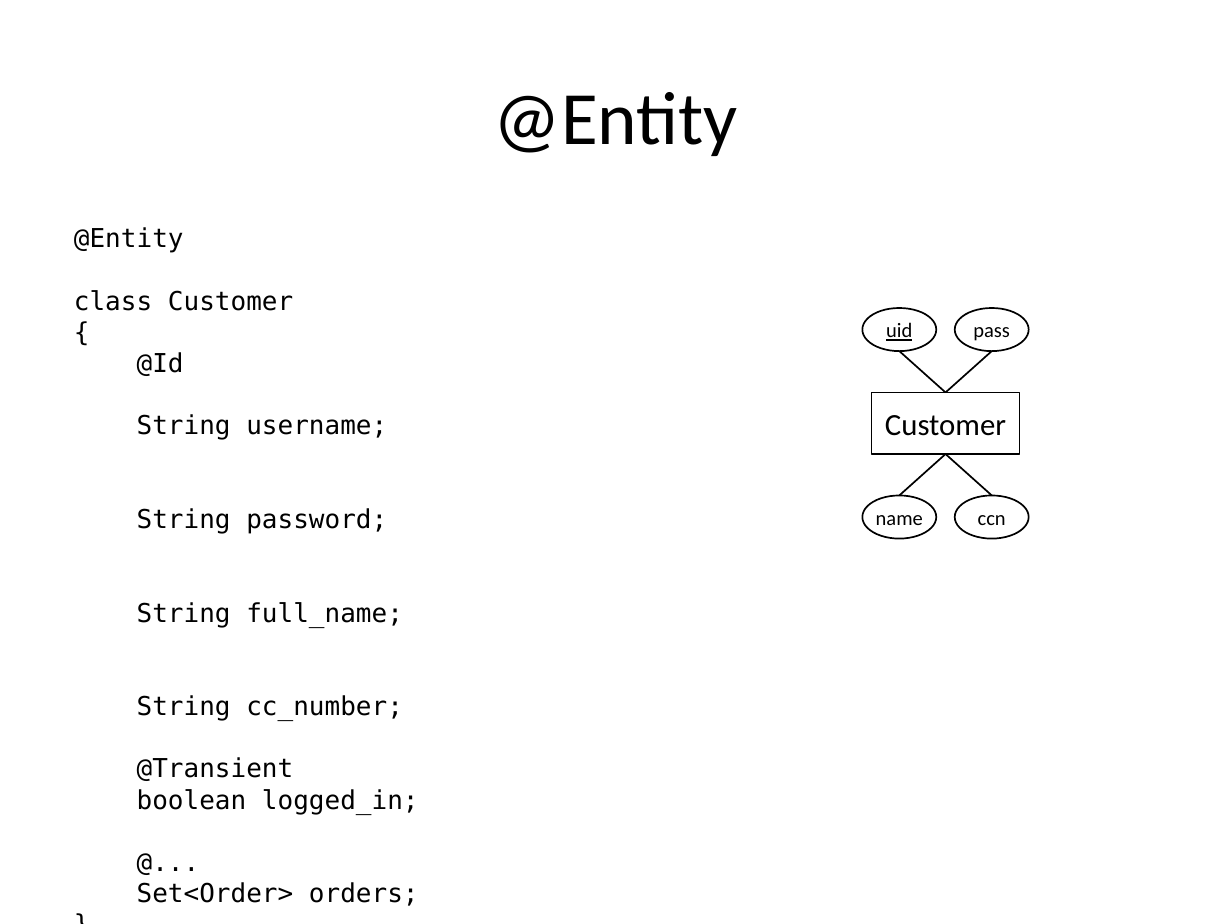
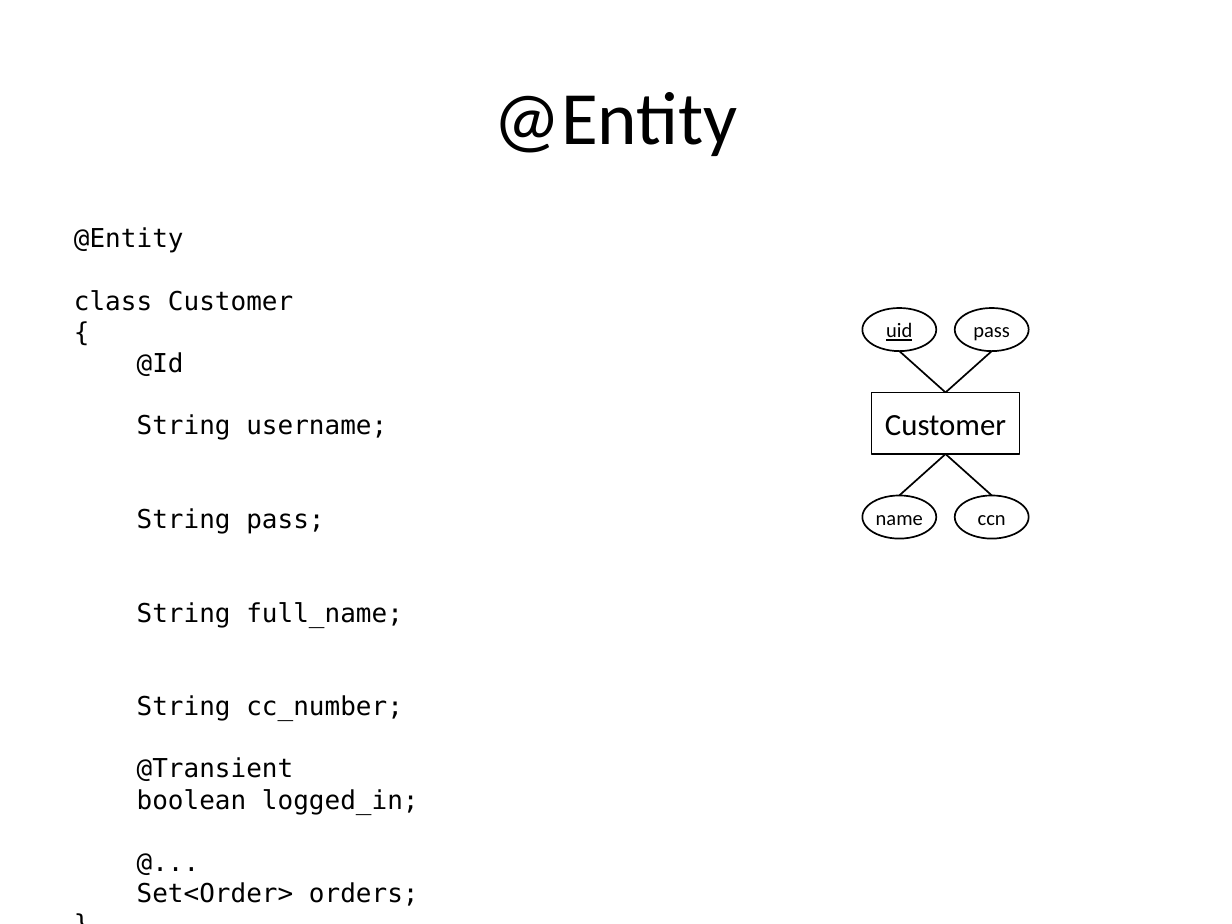
Before and after one commit to yazduni-cs/database-fall2018, a slide deck: slide 12 of lectures/lecture25/Lecture25-ORM.pptx. Drawn at 1232x924 pixels with LibreOffice and Linux fonts; fonts in the diff are those of the drawing. Boxes give left, top, right and bottom in pixels: in the first picture for what was removed or moved away, otherwise in the second. Text is boxed around its words. In the diff, an @@ line names an element or a change of style, - is before the commit and + after.

```diff
--- a/lectures/lecture25/Lecture25-ORM.pptx
+++ b/lectures/lecture25/Lecture25-ORM.pptx
@@ text at [137, 508, 324, 533]: text changed @@
-String password;
+String pass;
```
Also in this commit, not shown: 3 other slides changed.
